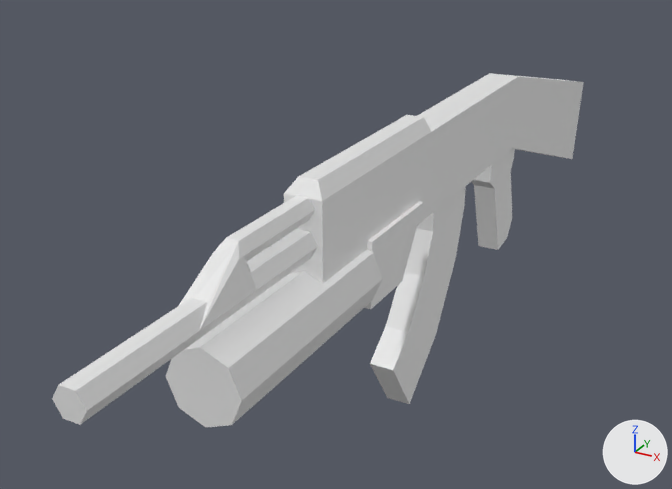
A saved change to the Blender file Assets/Models/Blender/Objects/Weapons/akm.blend.
The view is the same before and after, from a camera (50 mm lens) standing at (0.8, -1.92, 0.91) and looking at (-0.2, -0.1, 0.0). The lights are fixed; the arrows at lower right show +X, +Y and +Z.

The scene before the commit, as lines of its bpy script (objects in view):
```python
me_cube_001 = bpy.data.meshes.new('Cube.001')
me_cube_001.from_pydata(...)  # 99 vertices, 79 faces; spans x -2.5..3.45, y -1.0..1.0, z -4.0..1.3
me_cube_002 = bpy.data.meshes.new('Cube.002')
me_cube_002.from_pydata(...)  # 20 vertices, 18 faces; spans x -1.0..3.0, y -1.0..1.0, z -15.0..1.0
me_cylinder = bpy.data.meshes.new('Cylinder')
me_cylinder.from_pydata(...)  # 36 vertices, 20 faces; spans x -1.0..1.0, y -1.0..1.0, z -2.0..1.0
ob_ak_47 = bpy.data.objects.new('AK-47', me_cube_001)
ob_ak_47.location = (0.0, 0.2, 0.22)
ob_ak_47.rotation_euler = (0.0, 0.0, -1.571)  # degrees (0, 0, -90)
ob_ak_47.scale = (0.4, 0.04, 0.1)
ob_grenlauncher = bpy.data.objects.new('GrenLauncher', me_cylinder)
ob_grenlauncher.location = (0.0, -0.65, 0.1)
ob_grenlauncher.rotation_euler = (1.571, 0.0, 0.0)  # degrees (90, 0, 0)
ob_grenlauncher.scale = (0.075, 0.075, 0.25)
ob_magazine = bpy.data.objects.new('Magazine', me_cube_002)
ob_magazine.location = (0.0, 0.06, 0.09)
ob_magazine.rotation_euler = (0.0, 0.0, -1.571)  # degrees (0, 0, -90)
ob_magazine.scale = (0.1, 0.03, 0.03)
```
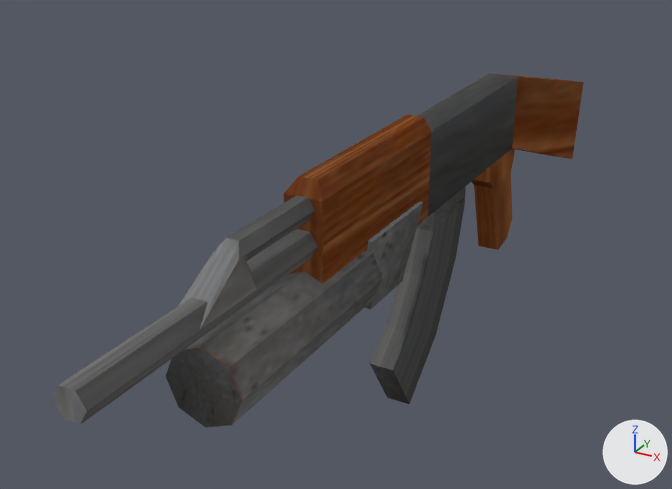
Location of each change, (x1, y1, x2, y2) in pixels of the pictures (672 x 489 px):
'AK-47', recoloured, surface changed: (52, 73, 584, 425) in both
'GrenLauncher', recoloured, surface changed: (166, 201, 423, 427) in both
'Magazine', recoloured: (370, 186, 466, 404) in both

What the commit changed:
Picture 'dark+wood-64x64.png' (img_dark_wood_64x64_png) is new.
Material 'Material' (mat_material) is new.
Its texture is img_dark_wood_64x64_png.
Its roughness is 1.0.
Its specular ior level is 0.0.
me_cube_001 has 99 vertices, 79 faces and spans x -2.5..3.45, y -1.0..1.0, z -4.0..1.3.
me_cube_001 is used by ob_ak_47; location (0.0, 0.2, 0.22); rotation (0.0, 0.0, -1.571), in degrees (0, 0, -90); scale (0.4, 0.04, 0.1).
me_cube_001 part 1: texture (UV) coordinates of 79 of 79 faces, centred in x -2.45..3.45, y -1.0..1.0, z -3.95..1.3, changed; they spanned u 0.0..1.0, v 0.0..1.0 and now span u 0.0..1.0, v 0.0..0.98.
me_cube_001 now uses material mat_material (picture img_dark_wood_64x64_png).
me_cube_002 has 20 vertices, 18 faces and spans x -1.0..3.0, y -1.0..1.0, z -15.0..1.0.
me_cube_002 now uses material mat_material (picture img_dark_wood_64x64_png).
me_cylinder has 36 vertices, 20 faces and spans x -1.0..1.0, y -1.0..1.0, z -2.0..1.0.
me_cylinder is used by ob_grenlauncher; location (0.0, -0.65, 0.1); rotation (1.571, 0.0, 0.0), in degrees (90, 0, 0); scale (0.075, 0.075, 0.25).
me_cylinder part 2: texture (UV) coordinates of 20 of 20 faces, centred in x -0.85..0.85, y -1.0..1.0, z -1.8..1.0, changed; they spanned u 0.0..1.0, v 0.0..0.88 and now span u 0.0..1.0, v 0.5..0.94.
me_cylinder now uses material mat_material (picture img_dark_wood_64x64_png).
